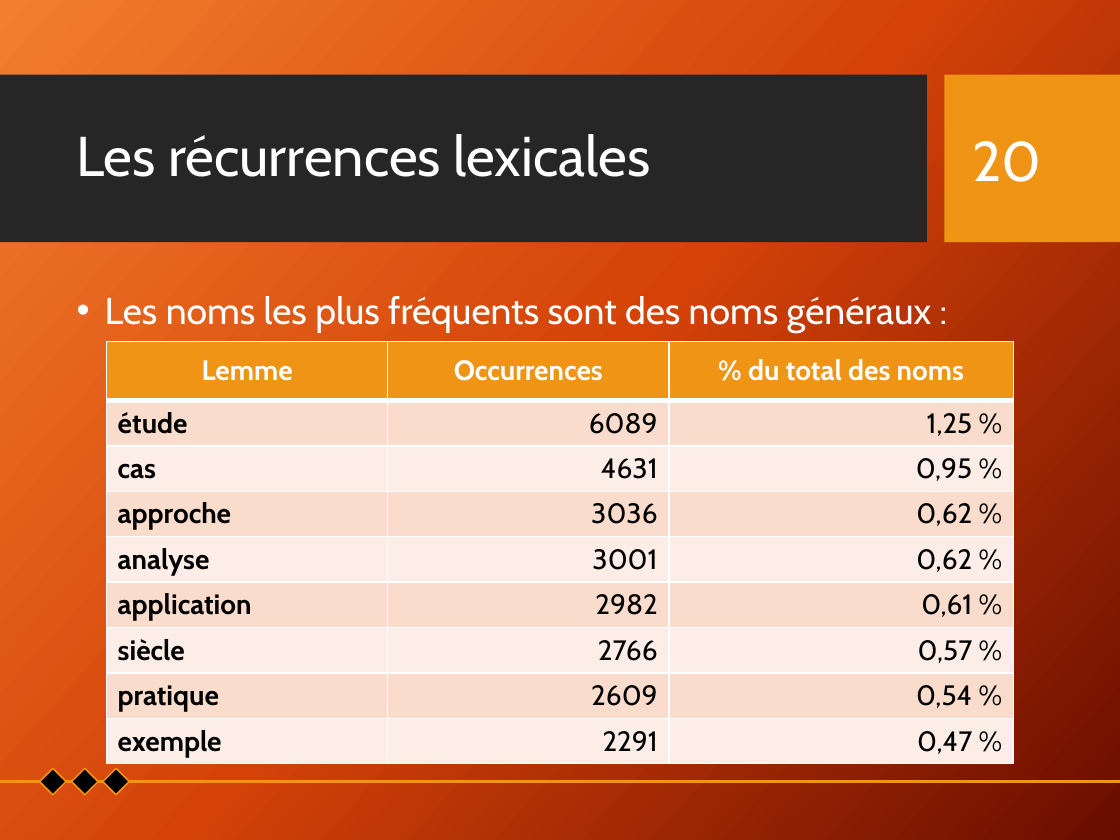
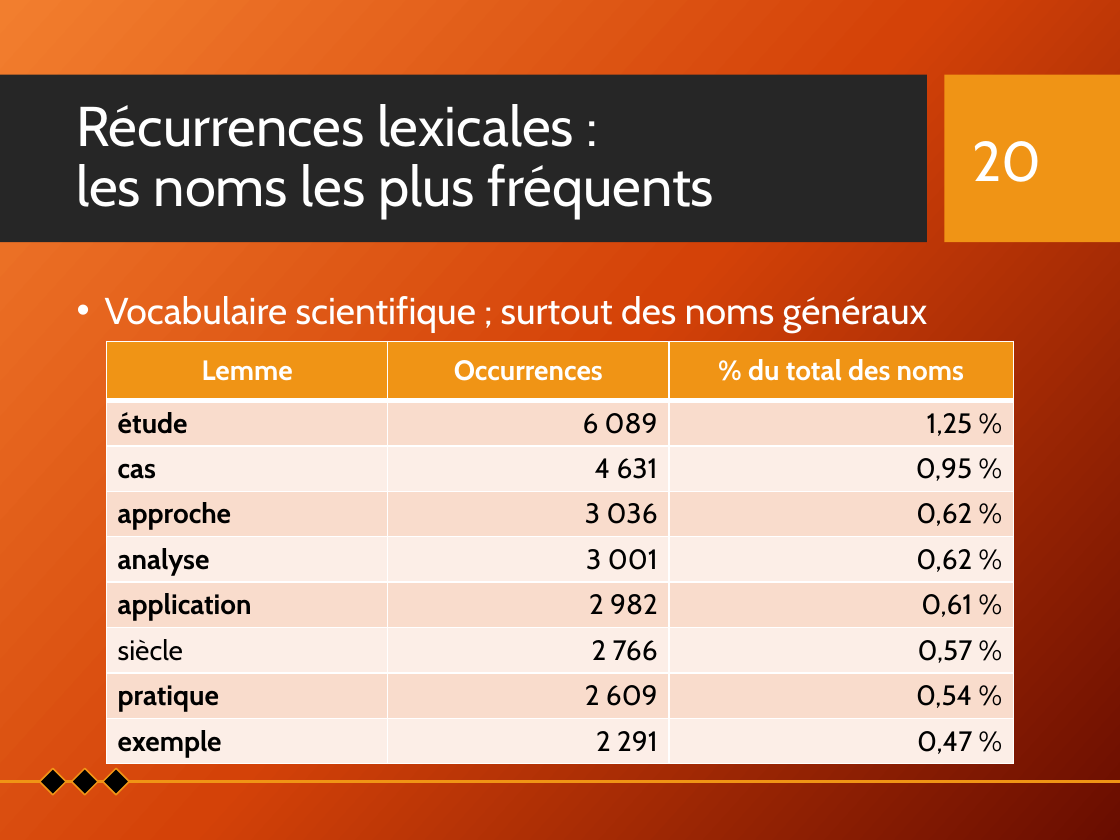
Before and after one commit to Xitog/tal, a slide deck: slide 20 of dossiers/Final - Présentation Projet de recherche.pptx. Drawn at 1120x840 pixels with LibreOffice and Linux fonts; fonts in the diff are those of the drawing; background and template pictures are left out. Boxes give left, top, right and bottom in pixels: in the first picture for what was removed or moved away, otherwise in the second. Text is boxed around its words. In the diff, an @@ line names an element or a change of style, - is before the commit and + after.

```diff
--- a/dossiers/Final - Présentation Projet de recherche.pptx
+++ b/dossiers/Final - Présentation Projet de recherche.pptx
@@ title at box(76, 104, 715, 219): text changed @@
-Les récurrences lexicales
+Récurrences lexicales :
+les noms les plus fréquents
@@ text at box(105, 296, 928, 332): text changed @@
-• Les noms les plus fréquents sont des noms généraux :
+• Vocabulaire scientifique ; surtout des noms généraux
@@ table at box(106, 342, 1014, 764) @@
-row 2, column 2: 6089
+row 2, column 2: 6 089
-row 3, column 2: 4631
+row 3, column 2: 4 631
-row 4, column 2: 3036
+row 4, column 2: 3 036
-row 5, column 2: 3001
+row 5, column 2: 3 001
-row 6, column 2: 2982
+row 6, column 2: 2 982
-row 7, column 2: 2766
+row 7, column 2: 2 766
-row 8, column 2: 2609
+row 8, column 2: 2 609
-row 9, column 2: 2291
+row 9, column 2: 2 291
@@ bold off in "siècle" @@
```
Also in this commit, not shown: 36 other slides changed.
